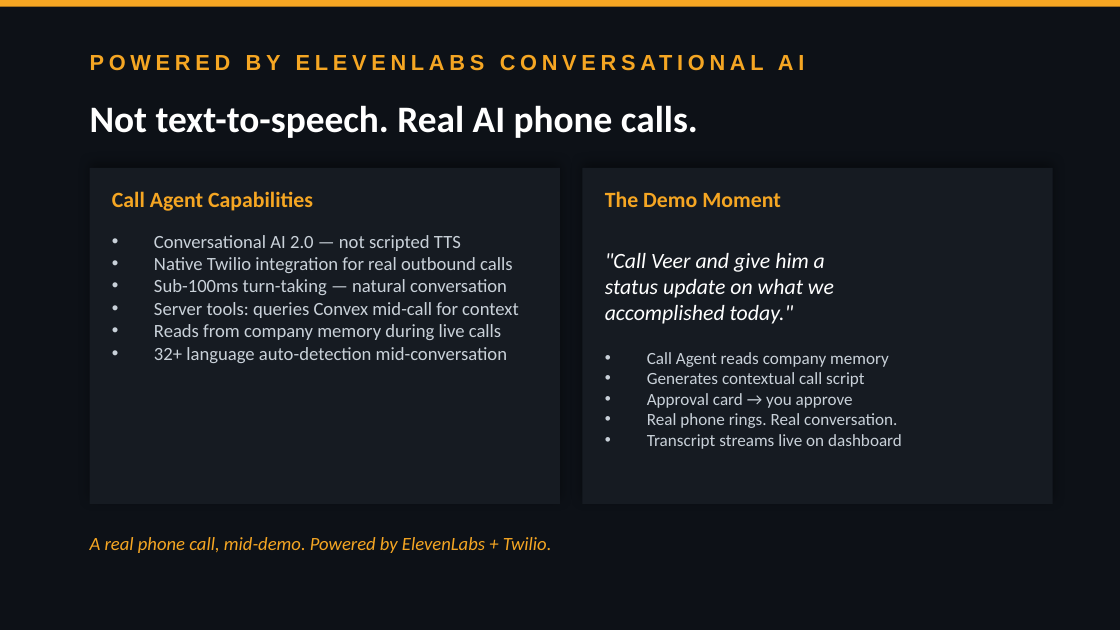
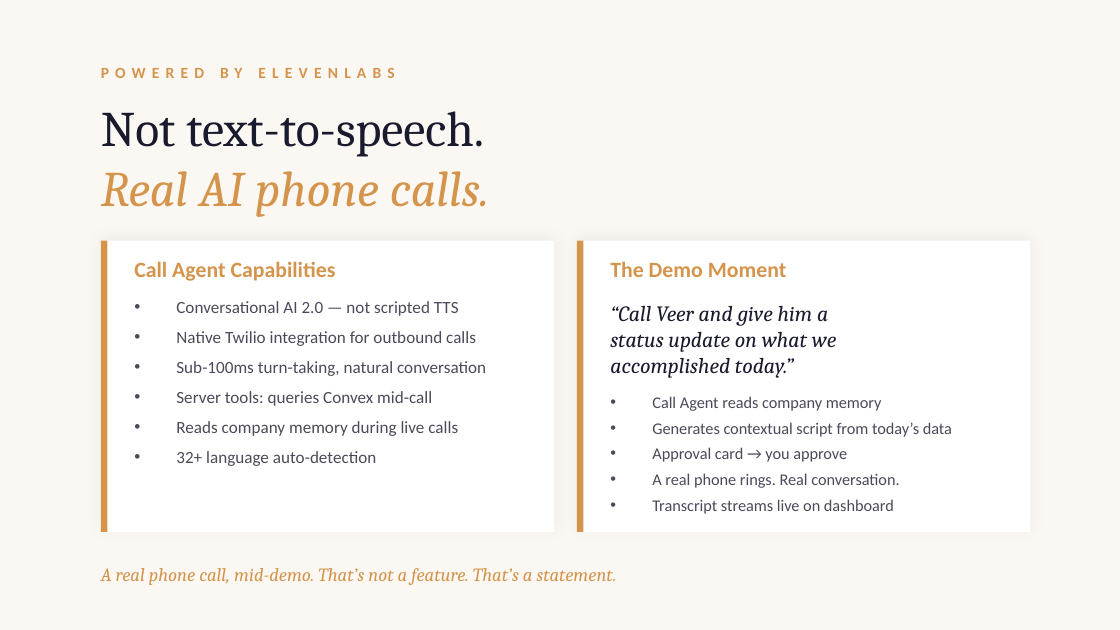
Before and after one commit to veersaraf/interstice, a slide deck: slide 7 of interstice/Interstice-Pitch-Deck.pptx. Drawn at 1120x630 pixels with LibreOffice and Linux fonts; fonts in the diff are those of the drawing. Boxes give left, top, right and bottom in pixels: in the first picture for what was removed or moved away, otherwise in the second. Text is boxed around its words. In the diff, an @@ line names an element or a change of style, - is before the commit and + after.

```diff
--- a/interstice/Interstice-Pitch-Deck.pptx
+++ b/interstice/Interstice-Pitch-Deck.pptx
@@ background #0D1117 to #FBF8F3 @@
@@ rectangle removed at <box>0,0,1120,7</box> @@
@@ text at <box>101,68,394,78</box>: text changed; size 14 to 10 pt; font Arial to Calibri; text colour #F5A623 to #D4944C @@
-POWERED BY ELEVENLABS CONVERSATIONAL AI
+POWERED BY ELEVENLABS
@@ text "Not text-to-speech. Real AI phone ...": place and size @@
-text "Not text-to-speech. Real AI phone ..." at <box>90,105,698,138</box>
+text "Not text-to-speech. Real AI phone ..." at <box>101,111,489,217</box>
@@ text "Not text-to-speech. Real AI phone ..." at <box>101,111,489,217</box>: size 24 to 32 pt, font Calibri to Cambria, bold off; text colour #FFFFFF to #1A1A2E in "Not text-to-speech."; text colour #FFFFFF to #D4944C, italic on in "Real AI phone calls." @@
@@ rectangle at <box>101,241,554,532</box>: fill #161B22 to #FFFFFF; shadow changed @@
@@ rectangle: place and size @@
-rectangle at <box>90,168,560,504</box>
+rectangle at <box>101,241,554,532</box>
@@ rectangle added at <box>101,241,108,532</box>, fill #D4944C @@
@@ text "Call Agent Capabilities": place and size @@
-text "Call Agent Capabilities" at <box>112,191,313,211</box>
+text "Call Agent Capabilities" at <box>134,261,336,281</box>
@@ text "Call Agent Capabilities" at <box>134,261,336,281</box>: text colour #F5A623 to #D4944C @@
@@ rectangle: place and size @@
-rectangle at <box>582,168,1053,504</box>
+rectangle at <box>577,241,1030,532</box>
@@ rectangle at <box>577,241,1030,532</box>: fill #161B22 to #FFFFFF; shadow changed @@
@@ rectangle added at <box>577,241,584,532</box>, fill #D4944C @@
@@ text "The Demo Moment" at <box>610,261,787,277</box>: text colour #F5A623 to #D4944C @@
@@ text "The Demo Moment": place and size @@
-text "The Demo Moment" at <box>605,191,781,207</box>
+text "The Demo Moment" at <box>610,261,787,277</box>
@@ text "Conversational AI 2.0 — not ...": place and size @@
-text "Conversational AI 2.0 — not ..." at <box>154,235,519,363</box>
+text "Conversational AI 2.0 — not ..." at <box>176,301,486,466</box>
@@ text "“Call Veer and give him ...": place and size @@
-text "“Call Veer and give him ..." at <box>605,253,834,324</box>
+text "“Call Veer and give him ..." at <box>610,306,837,378</box>
@@ text at <box>176,301,459,316</box>: size 12 to 11 pt, text colour #C9D1D9 to #4A4A5A in "Conversational AI 2.0 — not scripted TTS"; more space between paragraphs @@
@@ text at <box>610,306,828,326</box>: text changed; font Calibri to Cambria; text colour #FFFFFF to #1A1A2E @@
-"Call Veer and give him a
+“Call Veer and give him a
@@ text at <box>176,331,486,466</box>: text changed; size 12 to 11 pt; text colour #C9D1D9 to #4A4A5A @@
-• Native Twilio integration for real outbound calls
-• Sub-100ms turn-taking — natural conversation
-• Server tools: queries Convex mid-call for context
-• Reads from company memory during live calls
-• 32+ language auto-detection mid-conversation
+• Native Twilio integration for outbound calls
+• Sub-100ms turn-taking, natural conversation
+• Server tools: queries Convex mid-call
+• Reads company memory during live calls
+• 32+ language auto-detection
@@ text at <box>610,358,794,378</box>: text changed; font Calibri to Cambria; text colour #FFFFFF to #1A1A2E @@
-accomplished today."
+accomplished today.”
@@ text at <box>610,332,837,352</box>: font Calibri to Cambria, text colour #FFFFFF to #1A1A2E in "status update on what we" @@
@@ text "Call Agent reads company memory": place and size @@
-text "Call Agent reads company memory" at <box>647,352,902,449</box>
+text "Call Agent reads company memory" at <box>652,396,952,514</box>
@@ text at <box>652,396,894,514</box>: size 11 to 10.5 pt, text colour #C9D1D9 to #4A4A5A in "Call Agent reads company memory", "Approval card → you approve", "Transcript streams live on dashboard"; more space between paragraphs @@
@@ text at <box>652,422,952,437</box>: text changed; size 11 to 10.5 pt; text colour #C9D1D9 to #4A4A5A @@
-• Generates contextual call script
+• Generates contextual script from today’s data
@@ text at <box>652,473,899,488</box>: text changed; size 11 to 10.5 pt; text colour #C9D1D9 to #4A4A5A @@
-• Real phone rings. Real conversation.
+• A real phone rings. Real conversation.
@@ text at <box>101,568,617,585</box>: text changed; font Calibri to Cambria; text colour #F5A623 to #D4944C @@
-A real phone call, mid-demo. Powered by ElevenLabs + Twilio.
+A real phone call, mid-demo. That’s not a feature. That’s a statement.
```
Also in this commit, not shown: 11 other slides changed, 22 other files.
